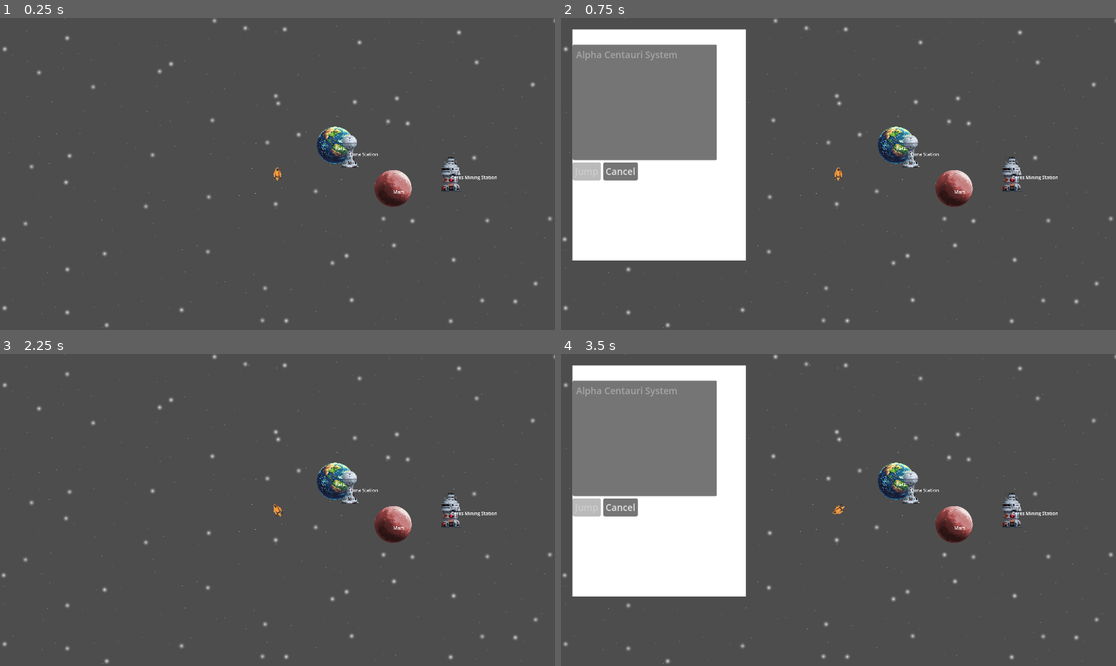
Above: before the commit, frames 1-4 (two rows, left to right).
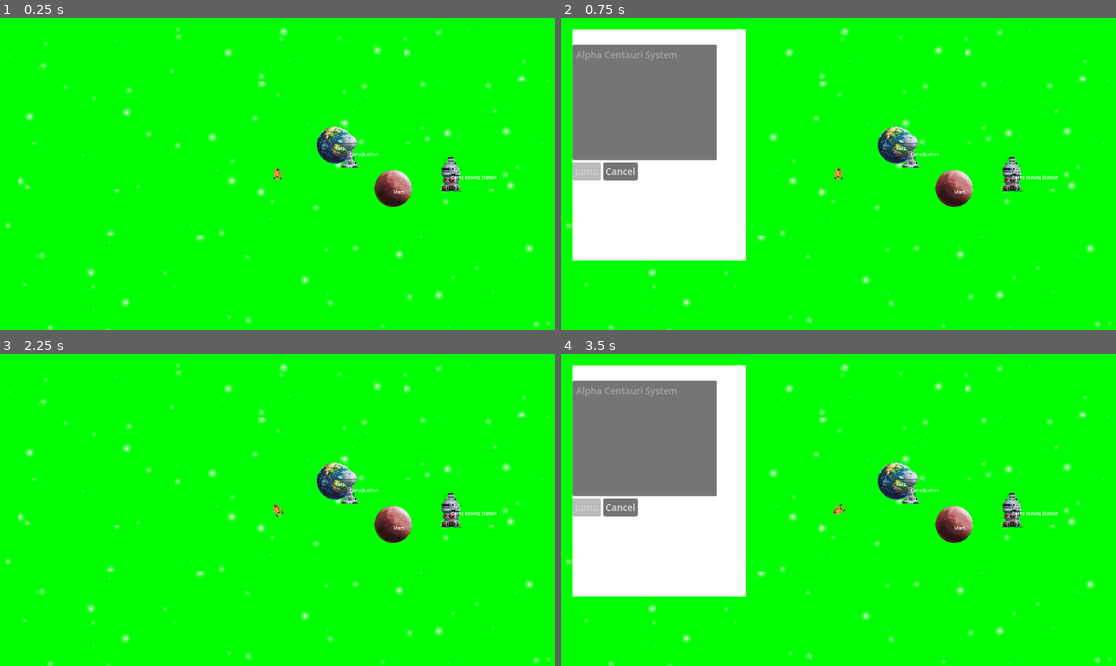
Above: after the commit, the same moments.

Repository: krets/GN_Prototype
Game: Godot game, scene res://scenes/Main.tscn
The game is run twice, just before and just after one commit, with the same random seed, the same clock (stepped at 60 frames per second) and the same inputs.
Inputs:
- Up to frame 1 (0.25 s): no input
- Up to frame 2 (0.75 s): tap Enter at 0.5 s; hold Right (turn_right) from 0.53 s (still down); hold H (hyperspace) from 0.53 s (still down)
- Up to frame 3 (2.25 s): release Right (turn_right) at 1.25 s; release H (hyperspace) at 1.25 s; click "Cancel" at 1.25 s; tap Space (interact) at 2, 2.1 s; hold Left (turn_left) from 2.03 s (still down)
- Up to frame 4 (3.5 s): tap Enter at 2.75 s; release Left (turn_left) at 2.78 s; hold Right (turn_right) from 2.78 s (still down); hold H (hyperspace) from 2.78 s (still down)

The runs differ from the first frame. In frame 1, 98% of the frame differs, in the area x 0-100%, y 0-100%; in frame 2, 75%; in frame 3, 98%; in frame 4, 75%.

Commit message:
progress on parallax stars

Diff:
--- /dev/null
+++ b/scenes/ParallaxStarfield.tscn
@@ -0,0 +1,85 @@
+[gd_scene load_steps=7 format=3 uid="uid://drb0em1la86we"]
+
+[ext_resource type="Script" uid="uid://d0ieffeo8wm1v" path="res://scripts/ParallaxStarfield.gd" id="1_uikql"]
+[ext_resource type="Shader" uid="uid://rhp1mq3bjshx" path="res://shaders/StarfieldShader.gdshader" id="2_mx1rw"]
+
+[sub_resource type="ShaderMaterial" id="ShaderMaterial_65eys"]
+shader = ExtResource("2_mx1rw")
+shader_parameter/star_density = 0.002
+shader_parameter/star_brightness = 1.0
+shader_parameter/star_size = 4.0
+
+[sub_resource type="ShaderMaterial" id="ShaderMaterial_obgmf"]
+shader = ExtResource("2_mx1rw")
+shader_parameter/star_density = 0.002
+shader_parameter/star_brightness = 1.0
+shader_parameter/star_size = 4.0
+
+[sub_resource type="ShaderMaterial" id="ShaderMaterial_0t005"]
+shader = ExtResource("2_mx1rw")
+shader_parameter/star_density = 0.002
+shader_parameter/star_brightness = 1.0
+shader_parameter/star_size = 4.0
+
+[sub_resource type="ShaderMaterial" id="ShaderMaterial_mx1rw"]
+shader = ExtResource("2_mx1rw")
+shader_parameter/star_density = 0.002
+shader_parameter/star_brightness = 1.0
+shader_parameter/star_size = 4.0
+
+[node name="ParallaxStarfield" type="ParallaxBackground"]
+script = ExtResource("1_uikql")
+
+[node name="BackgroundLayer" type="ParallaxLayer" parent="."]
+motion_scale = Vector2(0, 0)
+
+[node name="BackgroundRect" type="ColorRect" parent="BackgroundLayer"]
+offset_left = -2000.0
+offset_top = -2000.0
+offset_right = 2000.0
+offset_bottom = 2000.0
+color = Color(0.286498, 0.542927, 0.484727, 1)
+
+[node name="StarLayer1" type="ParallaxLayer" parent="."]
+motion_scale = Vector2(0.1, 0.1)
+
+[node name="StarRect1" type="ColorRect" parent="StarLayer1"]
+material = SubResource("ShaderMaterial_65eys")
+offset_left = -4000.0
+offset_top = -4000.0
+offset_right = 4000.0
+offset_bottom = 4000.0
+mouse_filter = 2
+
+[node name="StarLayer2" type="ParallaxLayer" parent="."]
+motion_scale = Vector2(0.3, 0.3)
+
+[node name="StarRect2" type="ColorRect" parent="StarLayer2"]
+material = SubResource("ShaderMaterial_obgmf")
+offset_left = -4000.0
+offset_top = -4000.0
+offset_right = 4000.0
+offset_bottom = 4000.0
+mouse_filter = 2
+
+[node name="StarLayer3" type="ParallaxLayer" parent="."]
+motion_scale = Vector2(0.6, 0.6)
+
+[node name="StarRect3" type="ColorRect" parent="StarLayer3"]
+material = SubResource("ShaderMaterial_0t005")
+offset_left = -4000.0
+offset_top = -4000.0
+offset_right = 4000.0
+offset_bottom = 4000.0
+mouse_filter = 2
+
+[node name="StarLayer4" type="ParallaxLayer" parent="."]
+motion_scale = Vector2(0.9, 0.9)
+
+[node name="StarRect4" type="ColorRect" parent="StarLayer4"]
+material = SubResource("ShaderMaterial_mx1rw")
+offset_left = -4000.0
+offset_top = -4000.0
+offset_right = 4000.0
+offset_bottom = 4000.0
+mouse_filter = 2
--- a/scenes/SystemScene.tscn
+++ b/scenes/SystemScene.tscn
@@ -1,6 +1,7 @@
-[gd_scene load_steps=2 format=3 uid="uid://bs2vv8mki25h1"]
+[gd_scene load_steps=3 format=3 uid="uid://bs2vv8mki25h1"]
 
 [ext_resource type="Script" uid="uid://cad4qvt1p5umk" path="res://scripts/SystemScene.gd" id="1_gy4ls"]
+[ext_resource type="PackedScene" uid="uid://drb0em1la86we" path="res://scenes/ParallaxStarfield.tscn" id="2_df3l7"]
 
 [node name="SystemScene" type="Node2D"]
 script = ExtResource("1_gy4ls")
@@ -8,3 +9,5 @@
 [node name="CelestialBodies" type="Node2D" parent="."]
 
 [node name="PlayerSpawn" type="Node2D" parent="."]
+
+[node name="ParallaxStarfield" parent="." instance=ExtResource("2_df3l7")]
--- /dev/null
+++ b/scripts/ParallaxStarfield.gd
@@ -0,0 +1,192 @@
+# =============================================================================
+# PARALLAX STARFIELD - Manages layered star backgrounds
+# =============================================================================
+# ParallaxStarfield.gd
+extends ParallaxBackground
+class_name ParallaxStarfield
+
+@export var base_scroll_speed: Vector2 = Vector2(50, 30)
+@export var enable_auto_scroll: bool = false
+
+@onready var background_layer = $BackgroundLayer
+@onready var star_layers = [
+	$StarLayer1,
+	$StarLayer2,
+	$StarLayer3,
+	$StarLayer4
+]
+
+var star_rects: Array[ColorRect] = []
+var starfield_shader: Shader
+
+func _ready():
+	print("ParallaxStarfield _ready() called")
+
+	# Load the shader
+	starfield_shader = load("res://shaders/StarfieldShader.gdshader")
+	if not starfield_shader:
+		push_error("Could not load StarfieldShader.gdshader")
+		return
+	else:
+		print("Loaded starfield shader successfully")
+
+	# Setup background
+	setup_background()
+
+	# Setup star layers
+	setup_star_layers()
+
+	# CRITICAL: Find and assign the camera
+	call_deferred("find_and_assign_camera")
+
+	print("ParallaxStarfield initialized with ", star_layers.size(), " star layers")
+	print("Background layer: ", background_layer)
+	print("Star rects created: ", star_rects.size())
+
+func find_and_assign_camera():
+	# Wait a frame for everything to be in the scene tree
+	await get_tree().process_frame
+
+	# Try to find the player ship and its camera
+	var player = get_tree().get_first_node_in_group("player")
+	if not player:
+		player = UniverseManager.player_ship
+
+	if player:
+		var player_camera = player.get_node("Camera2D")  # Renamed to avoid shadowing
+		if player_camera:
+			# This doesn't work directly, but we can work around it
+			print("Found camera: ", player_camera.global_position)
+		else:
+			print("No Camera2D found on player")
+	else:
+		print("No player found")
+
+func setup_background():
+	var bg_rect = background_layer.get_node("BackgroundRect")
+	if bg_rect:
+		bg_rect.color = Color.GREEN  # Make it green for testing
+		bg_rect.size = Vector2(4000, 4000)
+		bg_rect.position = Vector2(-2000, -2000)
+		print("Setup background rect - Color: ", bg_rect.color, " Size: ", bg_rect.size)
+	else:
+		push_error("Could not find BackgroundRect node")
+
+func setup_star_layers():
+	# Layer configurations: [density, brightness, size, twinkle_speed]
+	# Better values that should show stars
+	var layer_configs = [
+		[0.01, 0.3, 1.0, 0.2],   # Distant stars - sparse, dim, tiny
+		[0.015, 0.5, 1.5, 0.4],  # Mid-distance stars
+		[0.02, 0.7, 2.0, 0.6],   # Closer stars
+		[0.025, 1.0, 2.5, 0.8]   # Nearest stars - densest and brightest
+	]
+
+	for i in range(star_layers.size()):
+		if i >= layer_configs.size():
+			break
+
+		var star_layer = star_layers[i]
+		var star_rect = star_layer.get_node("StarRect" + str(i + 1))
+
+		if star_rect:
+			setup_star_rect(star_rect, layer_configs[i])
+			star_rects.append(star_rect)
+			print("Setup star layer ", i, " - Density: ", layer_configs[i][0], " Size: ", layer_configs[i][2])
+
+func setup_star_rect(rect: ColorRect, config: Array):
+	# Create shader material
+	var material = ShaderMaterial.new()
+	material.shader = starfield_shader
+
+	# Apply configuration with reasonable values
+	material.set_shader_parameter("star_density", config[0])  # Use density as-is
+	material.set_shader_parameter("star_brightness", config[1])
+	material.set_shader_parameter("star_size", config[2])      # Use size as-is
+	material.set_shader_parameter("twinkle_speed", config[3])
+	material.set_shader_parameter("layer_scale", 1.0)
+	material.set_shader_parameter("tile_size", 200.0)
+	material.set_shader_parameter("world_offset", Vector2.ZERO)
+
+	print("Star rect config - Density: ", config[0], " Brightness: ", config[1], " Size: ", config[2])
+
+	# Set material and size
+	rect.material = material
+	rect.size = Vector2(8000, 8000)
+	rect.position = Vector2(-4000, -4000)
+	rect.mouse_filter = Control.MOUSE_FILTER_IGNORE
+
+var camera: Camera2D
+
+func _process(delta):
+	# Manual camera following
+	if not camera:
+		find_camera()
+
+	if camera:
+		# Manually update parallax offset based on camera position
+		scroll_offset = camera.global_position
+
+	if enable_auto_scroll:
+		scroll_offset += base_scroll_speed * delta
+
+	# Update shader offsets for proper tiling
+	update_shader_offsets()
+
+func find_camera():
+	# Just use the UniverseManager reference
+	var player = UniverseManager.player_ship
+
+	if player:
+		camera = player.get_node("Camera2D")
+		if camera:
+			print("ParallaxStarfield found camera: ", camera)
+		else:
+			print("Player found but no Camera2D child")
+	else:
+		print("No player ship found in UniverseManager")
+
+func update_shader_offsets():
+	for rect in star_rects:
+		if rect and rect.material:
+			# Calculate world offset based on scroll
+			var world_offset = scroll_offset
+			rect.material.set_shader_parameter("world_offset", world_offset)
+
+func load_system_starfield(system_data: Dictionary):
+	"""Configure the starfield based on system data from universe.json"""
+	var starfield_config = system_data.get("starfield", {})
+
+	if starfield_config.is_empty():
+		return  # Use default settings
+
+	# Apply system-specific settings
+	var layer_count = starfield_config.get("layer_count", 4)
+	var base_density = starfield_config.get("base_density", 150) / 100000.0  # Convert to shader scale
+	var _base_color = Color(starfield_config.get("base_color", "#FFFFFF"))  # Prefixed with underscore
+	var parallax_speeds = starfield_config.get("parallax_speeds", [0.1, 0.3, 0.6, 0.9])
+	var brightness_falloff = starfield_config.get("brightness_falloff", [1.0, 0.8, 0.6, 0.4])
+	var size_range = starfield_config.get("size_range", [2.0, 8.0])
+	var twinkle_enabled = starfield_config.get("twinkle_enabled", true)
+
+	# Update existing layers
+	for i in range(min(star_layers.size(), layer_count)):
+		var star_layer = star_layers[i]  # Renamed to avoid shadowing
+		var rect = star_rects[i] if i < star_rects.size() else null
+
+		if star_layer and rect and rect.material:
+			# Update parallax motion
+			star_layer.motion_scale = Vector2.ONE * parallax_speeds[i]
+
+			# Update shader parameters
+			var density = base_density * (i + 1)  # Increase density for closer layers
+			var brightness = brightness_falloff[i] if i < brightness_falloff.size() else 0.5
+			var star_size = size_range[0] + (size_range[1] - size_range[0]) * (float(i) / layer_count)
+			var twinkle_speed = 0.5 if twinkle_enabled else 0.0
+
+			rect.material.set_shader_parameter("star_density", density)
+			rect.material.set_shader_parameter("star_brightness", brightness)
+			rect.material.set_shader_parameter("star_size", star_size)
+			rect.material.set_shader_parameter("twinkle_speed", twinkle_speed)
+
+	print("Loaded starfield for system: ", system_data.get("name", "Unknown"))
--- a/scripts/SystemScene.gd
+++ b/scripts/SystemScene.gd
@@ -1,5 +1,5 @@
 # =============================================================================
-# COMPLETE UPDATED SYSTEMSCENE.GD - Replace your existing SystemScene.gd with this
+# UPDATED SYSTEMSCENE.GD - Replace your existing SystemScene.gd with this
 # =============================================================================
 # SystemScene.gd
 extends Node2D
@@ -7,6 +7,8 @@
 
 @onready var celestial_bodies_container = $CelestialBodies
 @onready var player_spawn = $PlayerSpawn
+
+var parallax_starfield: ParallaxStarfield
 
 func _ready():
 	UniverseManager.system_changed.connect(_on_system_changed)
@@ -17,10 +19,8 @@
 
 func setup_system(system_data: Dictionary):
 	clear_system()
+	setup_parallax_starfield(system_data)
 	spawn_celestial_bodies(system_data.get("celestial_bodies", []))
-
-	# ADD STARFIELD SETUP
-	setup_starfield_for_system(system_data)
 
 	# Spawn player at designated location
 	var player = UniverseManager.player_ship
@@ -33,22 +33,28 @@
 	for child in celestial_bodies_container.get_children():
 		child.queue_free()
 
+	# Remove old starfield
+	if parallax_starfield:
+		parallax_starfield.queue_free()
+		parallax_starfield = null
+
+func setup_parallax_starfield(system_data: Dictionary):
+	# Load and instantiate the parallax starfield scene
+	var starfield_scene = preload("res://scenes/ParallaxStarfield.tscn")
+	parallax_starfield = starfield_scene.instantiate()
+
+	# Add it as the first child (renders behind everything)
+	add_child(parallax_starfield)
+	move_child(parallax_starfield, 0)
+
+	# Configure the starfield for this system
+	parallax_starfield.load_system_starfield(system_data)
+
+	print("Setup parallax starfield for system: ", system_data.get("name", "Unknown"))
+
 func spawn_celestial_bodies(bodies_data: Array):
 	for body_data in bodies_data:
 		var celestial_body = preload("res://scenes/CelestialBody.tscn").instantiate()
 		celestial_body.celestial_data = body_data
 		celestial_body.position = Vector2(body_data.position.x, body_data.position.y)
 		celestial_bodies_container.add_child(celestial_body)
-
-func setup_starfield_for_system(system_data: Dictionary):
-	# Find or create starfield manager
-	var starfield = get_node("StarfieldManager") if has_node("StarfieldManager") else null
-
-	if not starfield:
-		# Create new starfield manager
-		var starfield_script = load("res://scripts/StarfieldManager.gd")
-		starfield = starfield_script.new()
-		starfield.name = "StarfieldManager"
-		add_child(starfield)
-		# Move starfield to back so it renders behind everything
-		move_child(starfield, 0)
--- a/shaders/StarfieldShader.gdshader
+++ b/shaders/StarfieldShader.gdshader
@@ -1,63 +1,48 @@
+// BETTER DEBUG SHADER - Small, dense stars
 shader_type canvas_item;
 
-uniform float star_density : hint_range(0.0, 0.1) = 0.002;
+uniform float star_density : hint_range(0.0001, 0.01) = 0.002;
 uniform float star_brightness : hint_range(0.0, 2.0) = 1.0;
-uniform float twinkle_speed : hint_range(0.0, 5.0) = 0.5;
-uniform float star_size : hint_range(1.0, 50.0) = 10.0;
-uniform vec2 world_offset = vec2(0.0, 0.0);
-uniform float layer_scale : hint_range(0.1, 10.0) = 1.0;
+uniform float star_size : hint_range(1.0, 20.0) = 4.0;
 
-// Hash function for procedural generation
-float hash(vec2 p) {
-    p = fract(p * vec2(123.34, 456.21));
-    p += dot(p, p + 45.32);
+// Simple hash function
+float hash21(vec2 p) {
+    p = fract(p * vec2(234.34, 435.345));
+    p += dot(p, p + 34.23);
     return fract(p.x * p.y);
 }
 
 void fragment() {
-    // Get world position
-    vec2 world_pos = (UV * vec2(2000.0, 2000.0)) + world_offset;
-    world_pos *= layer_scale;
+    // Create a grid of potential star positions
+    vec2 grid_size = vec2(30.0);  // 30x30 grid across the UV space
+    vec2 grid_pos = floor(UV * grid_size);
+    vec2 cell_uv = fract(UV * grid_size);
 
-    // Grid-based star generation
-    vec2 grid_pos = floor(world_pos / 100.0);
+    float star_alpha = 0.0;
 
-    float stars = 0.0;
+    // Use hash to randomly decide if this cell has a star
+    float star_chance = hash21(grid_pos);
 
-    // Check neighboring cells
-    for (int x = -1; x <= 1; x++) {
-        for (int y = -1; y <= 1; y++) {
-            vec2 neighbor = grid_pos + vec2(float(x), float(y));
+    // Adjust the density scaling to make stars more visible
+    float adjusted_density = star_density * 50000.0;  // Much higher multiplier
 
-            // Only create star based on density
-            if (hash(neighbor + vec2(7.0, 13.0)) > star_density) {
-                continue;
-            }
+    // Only create a star if the random value is within our density range
+    if (star_chance < adjusted_density) {
+        // Position the star randomly within the cell
+        vec2 star_pos = vec2(hash21(grid_pos + vec2(12.34, 56.78)),
+                            hash21(grid_pos + vec2(78.90, 23.45)));
 
-            // Star position
-            vec2 star_offset = vec2(hash(neighbor), hash(neighbor + vec2(17.0, 31.0)));
-            vec2 star_pos = (neighbor + star_offset) * 100.0;
+        // Distance from current pixel to star center
+        float dist = length(cell_uv - star_pos) * grid_size.x;
 
-            // Distance to star
-            float dist = length(world_pos - star_pos);
-
-            if (dist < star_size) {
-                // Star intensity
-                float intensity = 1.0 - (dist / star_size);
-                intensity = pow(intensity, 2.0); // Softer falloff
-
-                // Twinkle
-                float twinkle = sin(TIME * twinkle_speed + hash(neighbor) * 6.28) * 0.1 + 0.9;
-                intensity *= twinkle;
-
-                stars = max(stars, intensity);
-            }
+        // Create small, sharp stars
+        float star_radius = star_size;
+        if (dist < star_radius) {
+            float intensity = 1.0 - (dist / star_radius);
+            intensity = pow(intensity, 2.0);  // Sharp but not too sharp
+            star_alpha = intensity * star_brightness;
         }
     }
 
-    // Apply brightness
-    stars *= star_brightness;
-
-    // Output
-    COLOR = vec4(1.0, 1.0, 1.0, stars);
+    COLOR = vec4(1.0, 1.0, 1.0, star_alpha);
 }
Not shown, added: scripts/ParallaxStarfield.gd.uid
